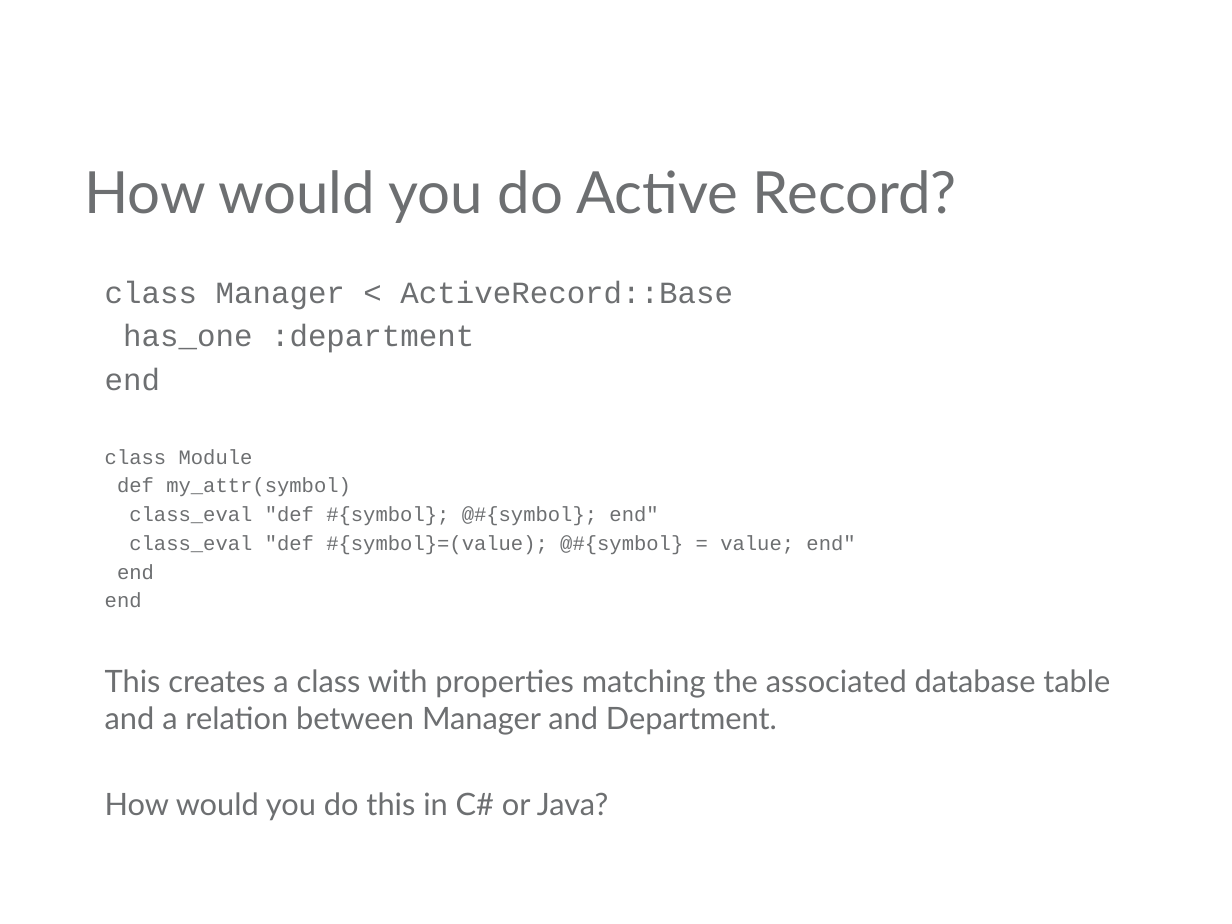
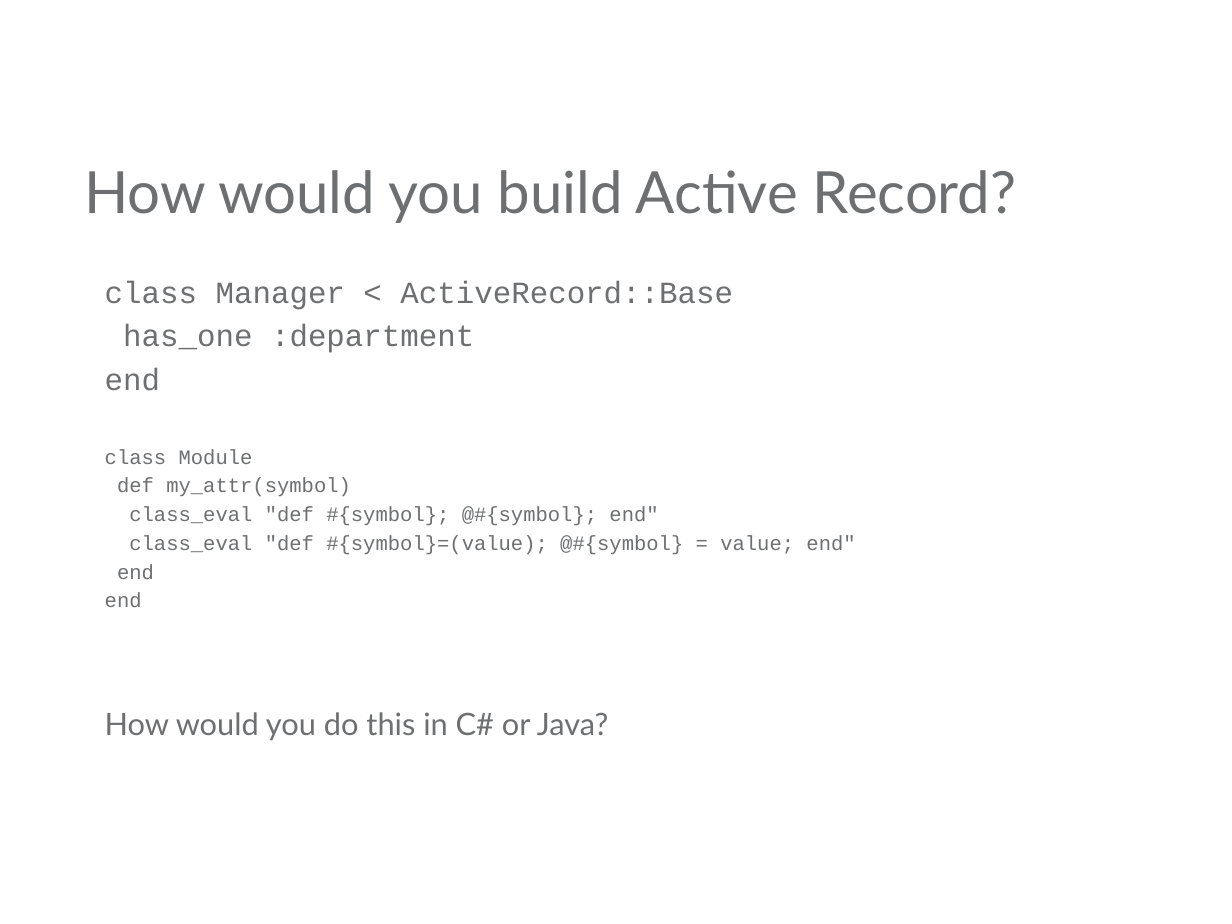
Before and after one commit to mjul/top-10-clojure-ndc-2011, a slide deck: slide 25 of Top Things to Learn From Clojure.pptx (slide 23 before the commit). Drawn at 1232x924 pixels with LibreOffice and Linux fonts; fonts in the diff are those of the drawing; background and template pictures are left out. Boxes give left, top, right and bottom in pixels: in the first picture for what was removed or moved away, otherwise in the second. Text is boxed around its words. In the diff, an @@ line names an element or a change of style, - is before the commit and + after.

```diff
--- a/Top Things to Learn From Clojure.pptx
+++ b/Top Things to Learn From Clojure.pptx
@@ title at <box>84,170,1017,223</box>: text changed @@
-How would you do Active Record?
+How would you build Active Record?
@@ text at <box>105,669,1110,735</box>: paragraph removed @@
-This creates a class with properties matching the associated database table and a relation between Manager and Department.
```
Also in this commit, not shown: 11 other slides changed, 3 slides added, 1 slide removed.
